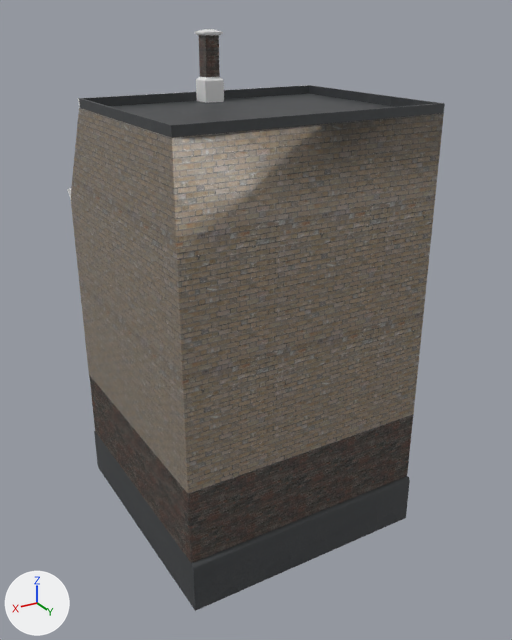
Renders of the Blender file rnc_source_files/Apartments/Variant2/Straight9/rnc_apt_v2_s9_c1_f3.blend from each side of a commit.
Camera for both pictures: a camera (50 mm lens) standing at (11.8, 20.6, 16.7) and looking at (-0.3, 0.5, 6.7). The axes (+X, +Y, +Z) are drawn at lower left. The lights are the same throughout.

Objects in the first picture: '1_Frame_Ground-Floor', '1_Roof', '1_Upper-Window-1'.
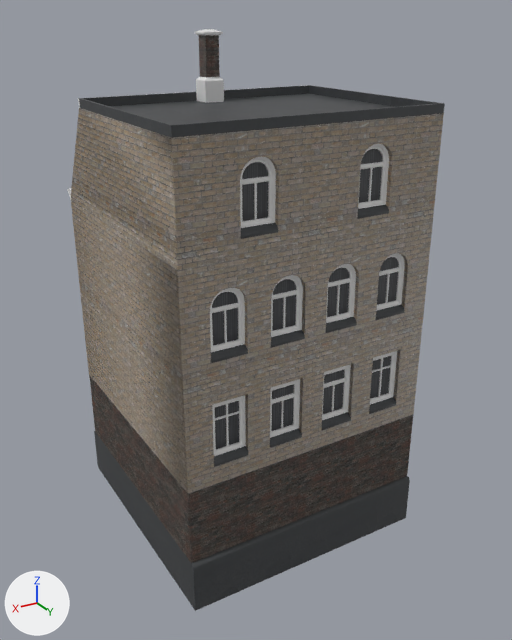
Changed parts and their boxes (x1, y1, x2, y2) in the pictures (512 x 640 px):
part 1 of me_upper_window_1_1, added: after (226, 404, 229, 447)
part 2 of me_upper_window_1_1, added: after (215, 411, 240, 421)
part 3 of me_upper_window_1_1, added: after (224, 309, 227, 343)
part 4 of me_upper_window_1_1, added: after (281, 400, 284, 429)
part 5 of me_upper_window_1_1, added: after (272, 393, 294, 404)
part 6 of me_upper_window_1_1, added: after (332, 385, 335, 412)
part 7 of me_upper_window_1_1, added: after (324, 378, 345, 388)
part 8 of me_upper_window_1_1, added: after (378, 358, 383, 397)
part 9 of me_upper_window_1_1, added: after (283, 296, 286, 329)
part 10 of me_upper_window_1_1, added: after (336, 284, 340, 315)
part 11 of me_upper_window_1_1, added: after (385, 273, 390, 303)
part 12 of me_upper_window_1_1, added: after (368, 167, 373, 202)
part 13 of me_upper_window_1_1, added: after (172, 113, 444, 494)
part 14 of me_upper_window_1_1, surface changed: (72, 110, 178, 274) in both

What changed in the scene script:
```text
Change me_upper_window_1_1:
    used by ob_1_upper_window_1; parent = ob_upper_floors; location = (0.0, 0.0, 0.0)
    remove me_upper_window_1_1.from_pydata(...)  # 1046 vertices, 929 faces; spans x -4.5..4.5, y -4.87..4.5, z 3.5..14.0
    add me_upper_window_1_1.from_pydata(...)  # 2412 vertices, 2165 faces, 1 loose edge; spans x -4.5..4.5, y -4.87..4.54, z 3.5..14.0
    me_upper_window_1_1 part 1: the loose piece of 8 vertices spanning x 2.97..3.02, y -4.35..-4.3, z 4.56..6.06 is copied, and the copy is turned 180 degrees about the z axis through its middle, then moved by (0.0, 8.6, 0.0); it spans x 2.97..3.02, y 4.25..4.3, z 4.56..6.06
    me_upper_window_1_1 part 2: the loose piece of 8 vertices spanning x 2.58..3.42, y -4.35..-4.3, z 5.61..5.66 is copied, and the copy is turned 180 degrees about the z axis through its middle, then moved by (0.0, 8.6, 0.0); it spans x 2.57..3.42, y 4.25..4.3, z 5.61..5.66
    me_upper_window_1_1 part 3: the loose piece of 8 vertices spanning x 2.97..3.02, y -4.35..-4.3, z 8.06..9.11 is copied, and the copy is turned 180 degrees about the z axis through its middle, then moved by (0.0, 8.6, 0.0); it spans x 2.97..3.02, y 4.25..4.3, z 8.06..9.11
    me_upper_window_1_1 part 4: the loose piece of 14 vertices spanning x 0.97..1.02, y -4.35..-4.3, z 4.56..5.59 is copied, and the copy is turned -180 degrees about the z axis through its middle, then moved by (0.0, 8.6, 0.0); it spans x 0.97..1.02, y 4.25..4.3, z 4.56..5.59
    me_upper_window_1_1 part 5: the loose piece of 20 vertices spanning x 0.58..1.42, y -4.35..-4.3, z 5.56..5.71 is copied, and the copy is turned -180 degrees about the z axis through its middle, then moved by (0.0, 8.6, 0.0); it spans x 0.57..1.42, y 4.25..4.3, z 5.56..5.71
    me_upper_window_1_1 part 6: the loose piece of 14 vertices spanning x -1.03..-0.98, y -4.35..-4.3, z 4.56..5.59 is copied, and the copy is turned 180 degrees about the z axis through its middle, then moved by (0.0, 8.6, 0.0); it spans x -1.03..-0.98, y 4.25..4.3, z 4.56..5.59
    me_upper_window_1_1 part 7: the loose piece of 20 vertices spanning x -1.42..-0.58, y -4.35..-4.3, z 5.56..5.71 is copied, and the copy is turned -180 degrees about the z axis through its middle, then moved by (0.0, 8.6, 0.0); it spans x -1.43..-0.58, y 4.25..4.3, z 5.56..5.71
    me_upper_window_1_1 part 8: the loose piece of 8 vertices spanning x -3.03..-2.98, y -4.35..-4.3, z 4.56..6.06 is copied, and the copy is turned 180 degrees about the z axis through its middle, then moved by (0.0, 8.6, 0.0); it spans x -3.03..-2.98, y 4.25..4.3, z 4.56..6.06
    me_upper_window_1_1 part 9: the loose piece of 8 vertices spanning x 0.97..1.02, y -4.35..-4.3, z 8.06..9.11 is copied, and the copy is turned 180 degrees about the z axis through its middle, then moved by (0.0, 8.6, 0.0); it spans x 0.97..1.02, y 4.25..4.3, z 8.06..9.11
    me_upper_window_1_1 part 10: the loose piece of 8 vertices spanning x -1.03..-0.98, y -4.35..-4.3, z 8.06..9.11 is copied, and the copy is turned 180 degrees about the z axis through its middle, then moved by (0.0, 8.6, 0.0); it spans x -1.03..-0.98, y 4.25..4.3, z 8.06..9.11
    me_upper_window_1_1 part 11: the loose piece of 8 vertices spanning x -3.03..-2.98, y -4.35..-4.3, z 8.06..9.11 is copied, and the copy is turned 180 degrees about the z axis through its middle, then moved by (0.0, 8.6, 0.0); it spans x -3.03..-2.98, y 4.25..4.3, z 8.06..9.11
    me_upper_window_1_1 part 12: the loose piece of 8 vertices spanning x -3.03..-2.98, y -4.35..-4.3, z 8.06..9.11 is copied, and the copy is turned 180 degrees about the z axis through its middle, then moved by (1.0, 8.6, 3.5); it spans x -2.03..-1.98, y 4.25..4.3, z 11.56..12.61
    me_upper_window_1_1 part 13: 1226 vertices added at x -4.5..4.5, y 4.25..4.54, z 3.5..14.0
    me_upper_window_1_1 part 14: 206 kept faces spanning x -4.5..4.5, y -4.87..4.5, z 3.5..14.0 get new texture (UV) coordinates
```
